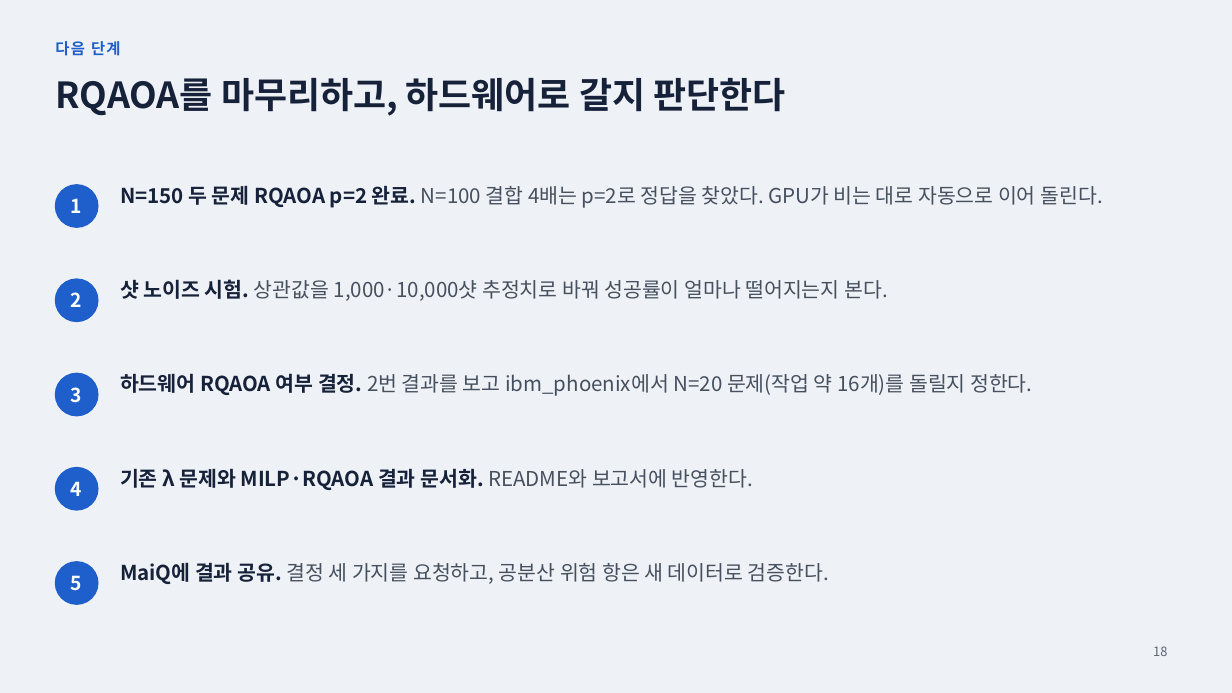
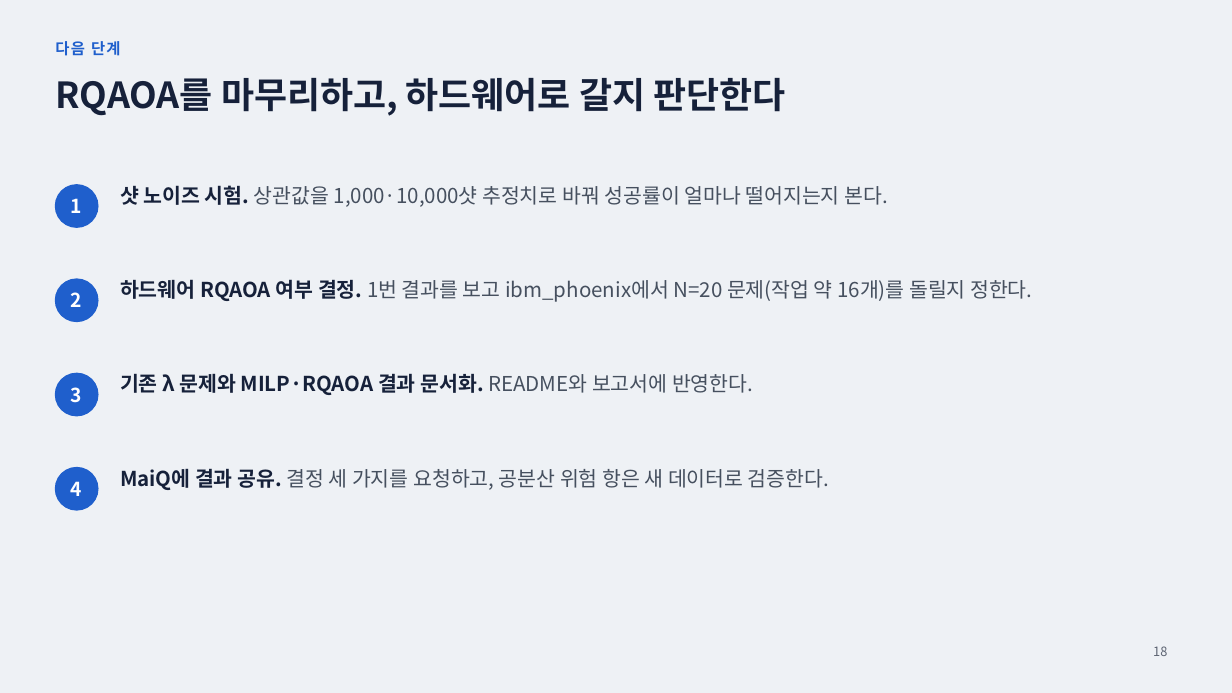
Before and after one commit to 202155570/norma-qaoa, a slide deck: slide 18 of docs/qaoa_research_report_2026-11-19.pptx. Drawn at 1232x693 pixels with LibreOffice and Linux fonts; fonts in the diff are those of the drawing. Boxes give left, top, right and bottom in pixels: in the first picture for what was removed or moved away, otherwise in the second. Text is boxed around its words. In the diff, an @@ line names an element or a change of style, - is before the commit and + after.

```diff
--- a/docs/qaoa_research_report_2026-11-19.pptx
+++ b/docs/qaoa_research_report_2026-11-19.pptx
@@ text removed at (x1=120, y1=186, x2=1102, y2=208) @@
-N=150 두 문제 RQAOA p=2 완료. N=100 결합 4배는 p=2로 정답을 찾았다. GPU가 비는 대로 자동으로 이어 돌린다.
@@ text at (x1=120, y1=279, x2=1032, y2=302): text changed @@
-하드웨어 RQAOA 여부 결정. 2번 결과를 보고 ibm_phoenix에서 N=20 문제(작업 약 16개)를 돌릴지 정한다.
+하드웨어 RQAOA 여부 결정. 1번 결과를 보고 ibm_phoenix에서 N=20 문제(작업 약 16개)를 돌릴지 정한다.
@@ 3 texts moved together from (x1=120, y1=279, x2=888, y2=584) to (x1=120, y1=185, x2=887, y2=490) @@
@@ ellipse removed at (x1=55, y1=562, x2=98, y2=604) @@
@@ text removed at (x1=71, y1=575, x2=82, y2=591) @@
-5
```
Also in this commit, not shown: 3 other slides changed, 6 other files.
